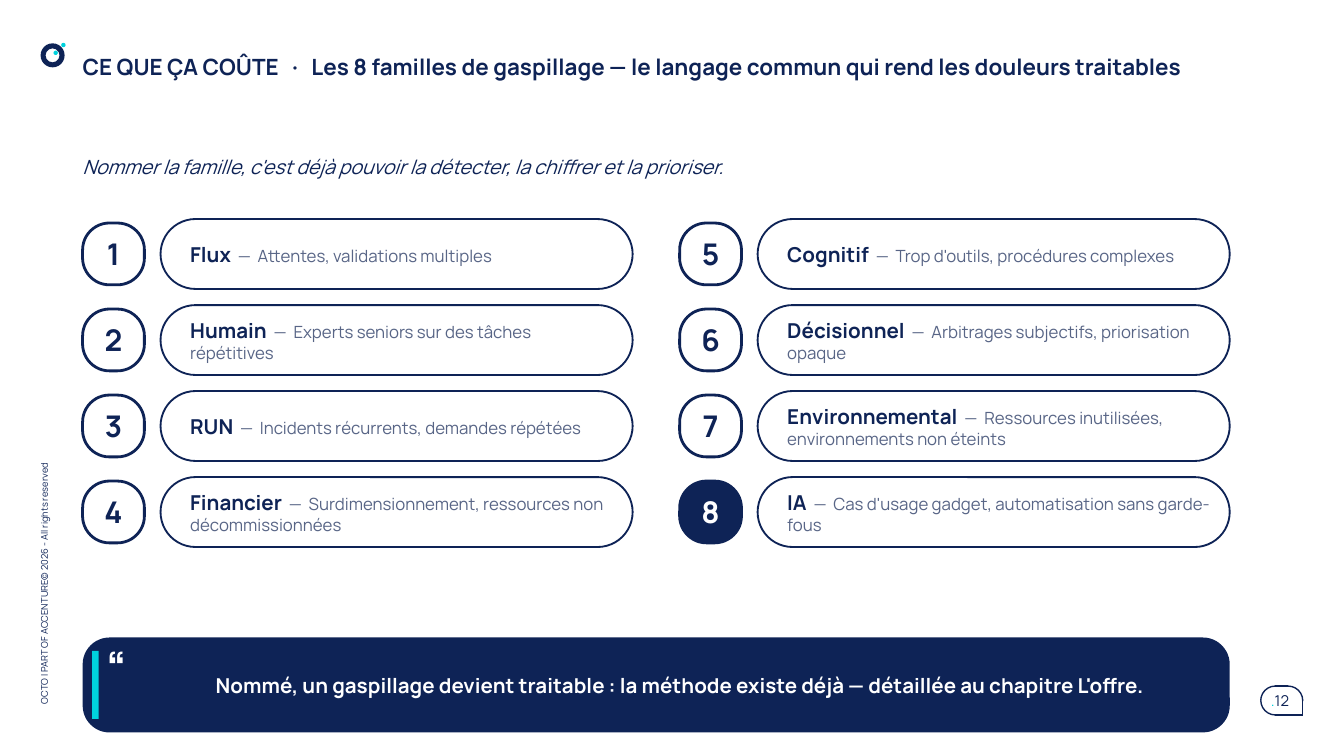
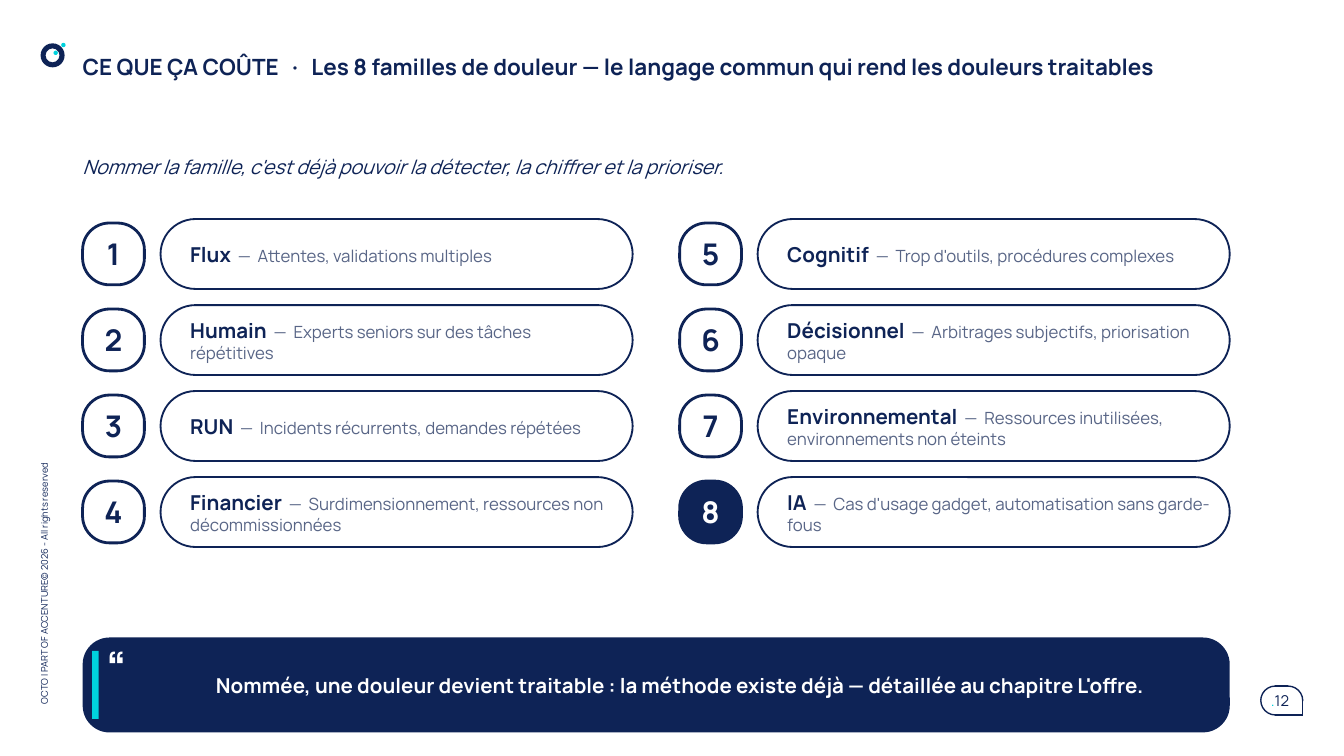
Before and after one commit to claudecamus-dot/Vscode3, a slide deck: slide 12 of docs/cadrage-ppt/bmad-iap-cadrage-synthese.pptx. Drawn at 1344x756 pixels with LibreOffice and Linux fonts; fonts in the diff are those of the drawing. Boxes give left, top, right and bottom in pixels: in the first picture for what was removed or moved away, otherwise in the second. Text is boxed around its words. In the diff, an @@ line names an element or a change of style, - is before the commit and + after.

```diff
--- a/docs/cadrage-ppt/bmad-iap-cadrage-synthese.pptx
+++ b/docs/cadrage-ppt/bmad-iap-cadrage-synthese.pptx
@@ title at [83,55,1154,81]: text changed @@
-CE QUE ÇA COÛTE · Les 8 familles de gaspillage — le langage commun qui rend les douleurs traitables
+CE QUE ÇA COÛTE · Les 8 familles de douleur — le langage commun qui rend les douleurs traitables
@@ text at [216,676,1143,698]: text changed @@
-Nommé, un gaspillage devient traitable : la méthode existe déjà — détaillée au chapitre L'offre.
+Nommée, une douleur devient traitable : la méthode existe déjà — détaillée au chapitre L'offre.
```
Also in this commit, not shown: 16 other slides changed, 3 other files.
